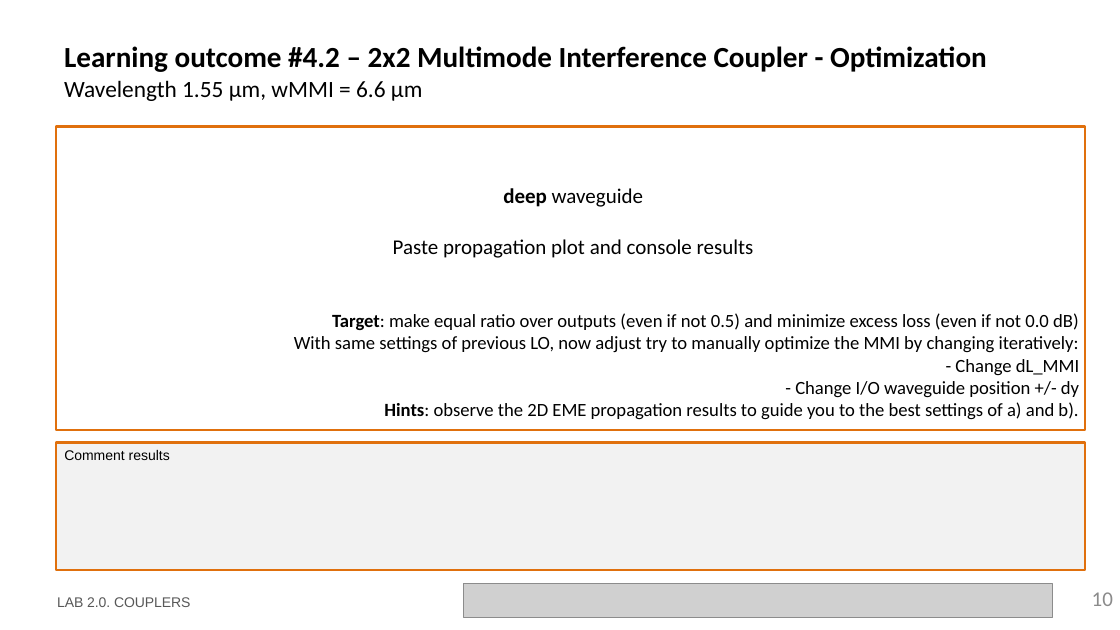
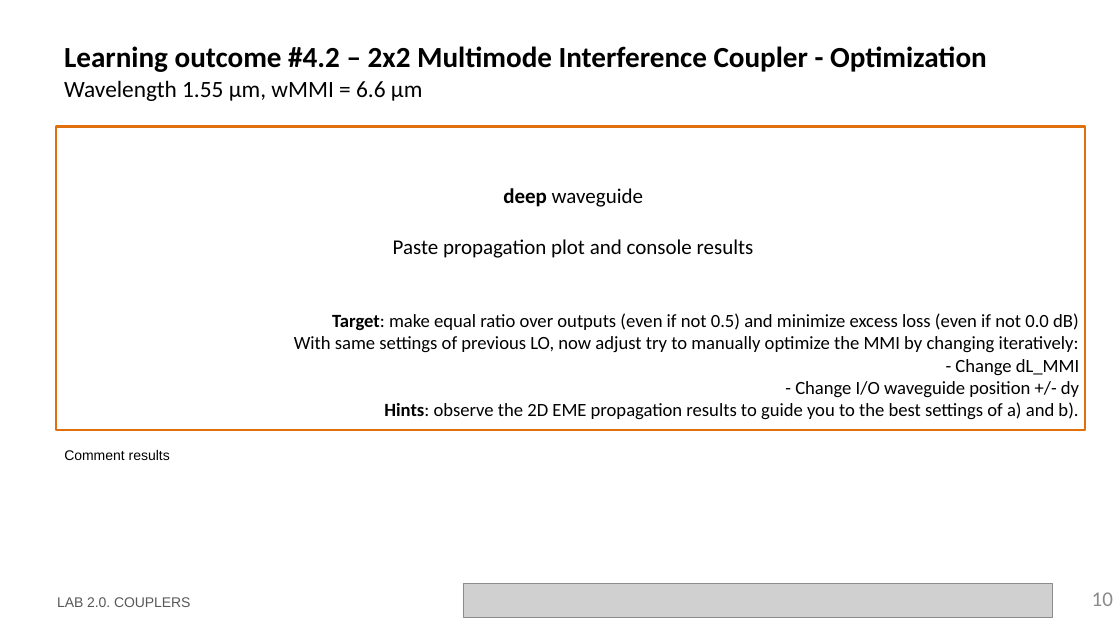
Before and after one commit to snacmuo/pic-upv-lab2, a slide deck: slide 10 of LabBook_20.pptx. Drawn at 1120x630 pixels with LibreOffice and Linux fonts; fonts in the diff are those of the drawing; grey boxes stand for pictures; background and template pictures are left out. Boxes give left, top, right and bottom in pixels: in the first picture for what was removed or moved away, otherwise in the second. Text is boxed around its words. In the diff, an @@ line names an element or a change of style, - is before the commit and + after.

```diff
--- a/LabBook_20.pptx
+++ b/LabBook_20.pptx
@@ text "Comment results": place and size @@
-text "Comment results" at <box>56,443,1086,570</box>
+text "Comment results" at <box>64,450,170,460</box>
@@ text "Comment results" at <box>64,450,170,460</box>: fill #F2F2F2 to none; outline #E0700D 2.25 pt to none @@
```
Also in this commit, not shown: 2 other slides changed, 2 slides added, 1 other file.
